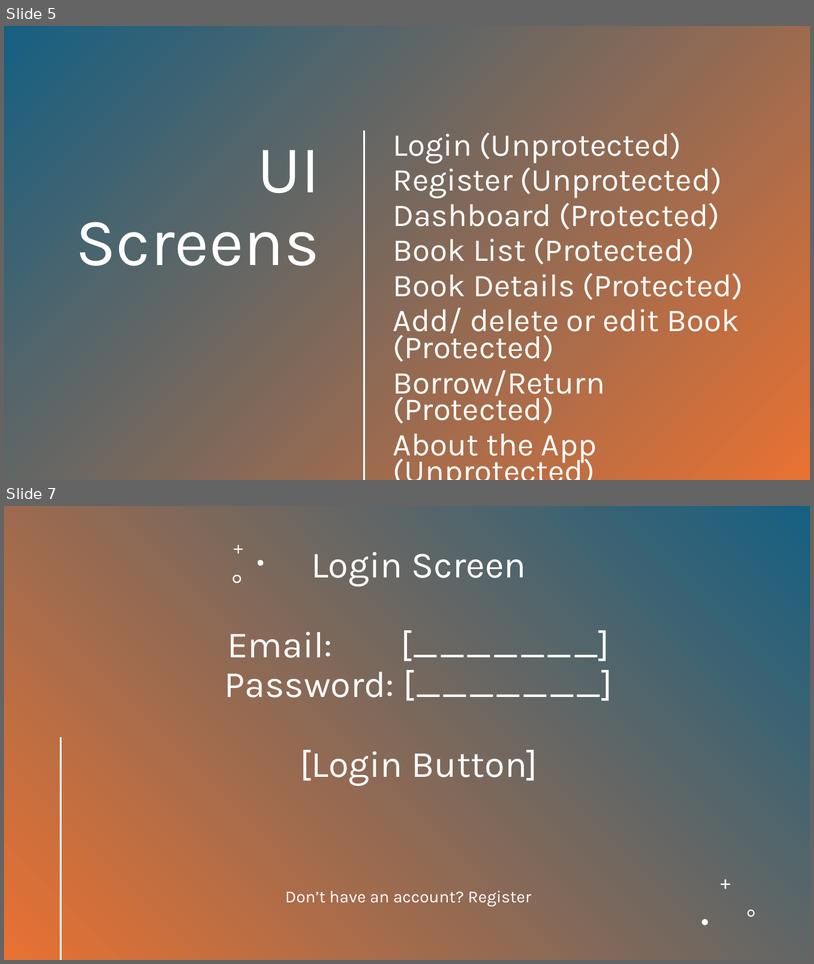
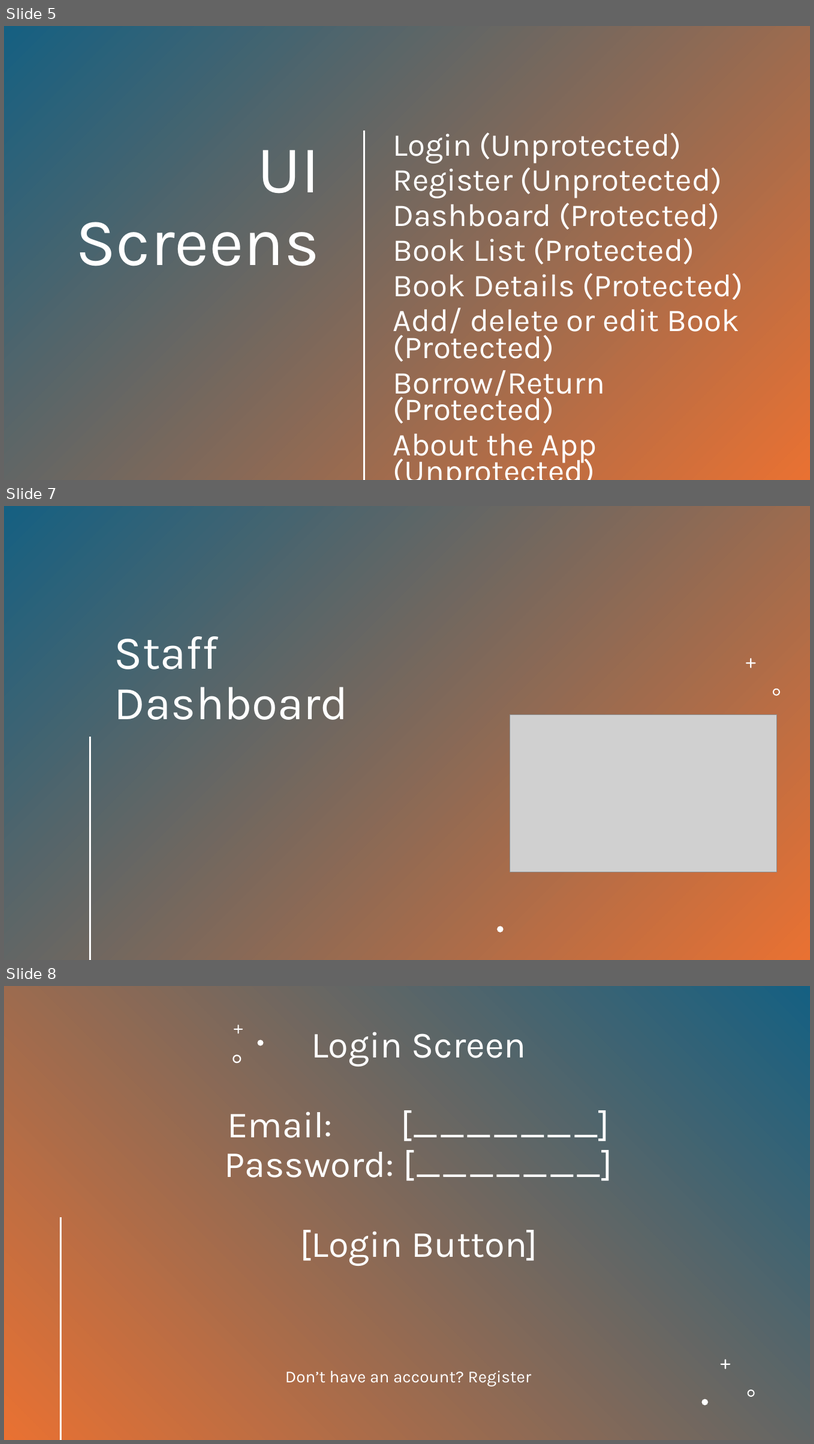
Before and after one commit to samj296/book-library-app, a slide deck: book-library-app.pptx. Shown one above the other, each under a label of ours: slides 5 and 7 before the commit, slides 5, 7 and 8 after it; the slides between them are not shown. The pictures are 814x964 and 814x1444 pixels, drawn with LibreOffice and Linux fonts; fonts in the diff are those of the drawing; grey boxes stand for pictures. Boxes give left, top, right and bottom in pixels: in the first picture for what was removed or moved away, otherwise in the second. Text is boxed around its words. In the diff, an @@ line names an element or a change of style, - is before the commit and + after.

```diff
--- a/book-library-app.pptx
+++ b/book-library-app.pptx
@@ slide 7 added at (x1=4, y1=506, x2=810, y2=960), background #FFFFFF @@
@@ rectangle added at (x1=4, y1=506, x2=810, y2=960), fill gradient #156082 to #E97132 @@
@@ text added at (x1=114, y1=636, x2=348, y2=720), 56 pt, text #FFFFFF @@
+Staff Dashboard
@@ freeform shape added at (x1=746, y1=658, x2=756, y2=668), fill #FFFFFF @@
@@ freeform shape added at (x1=773, y1=688, x2=781, y2=696), fill #FFFFFF @@
@@ picture added at (x1=510, y1=714, x2=778, y2=871) @@
@@ line added from (90, 737) to (90, 959), #FFFFFF 2 pt @@
@@ freeform shape added at (x1=498, y1=926, x2=504, y2=932), fill #FFFFFF @@
@@ what was slide 7 is now slide 8 @@
```
Also in this commit, not shown: 1 slide changed, 1 other slide added, 1 slide removed, 6 other files.
